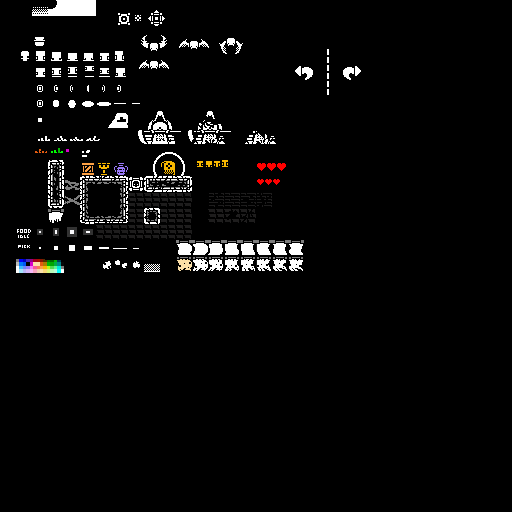
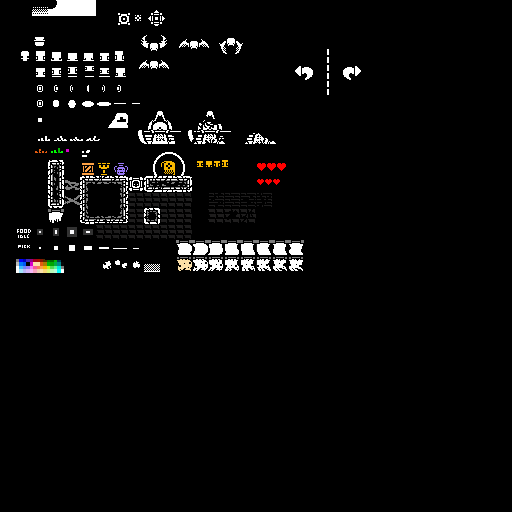
Layered file, before and after one edit (512px x 512px). Changes by layer:
painted on "Layer 16" over box(253, 131, 275, 144)
